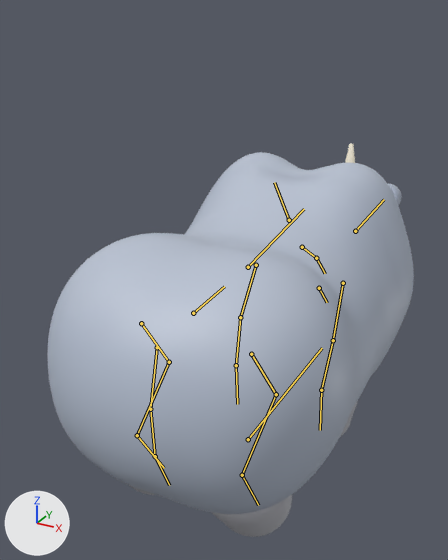
Renders of the glTF model game/art/models/black_rhino.glb from each side of a commit.
One viewpoint serves both versions: a 50 mm camera at (1.35, -2.76, 2.33) aimed at (-0.27, 0.19, 0.86). Every picture has the same lights, and +X, +Y and +Z are marked at lower left. The first picture is the older version. Both versions are drawn at frame 15 of the action 'victory'; the numbers are the values there. The bones that bend it are drawn over the model as lines.

Objects in the first picture: 'black_rhino_movie'.
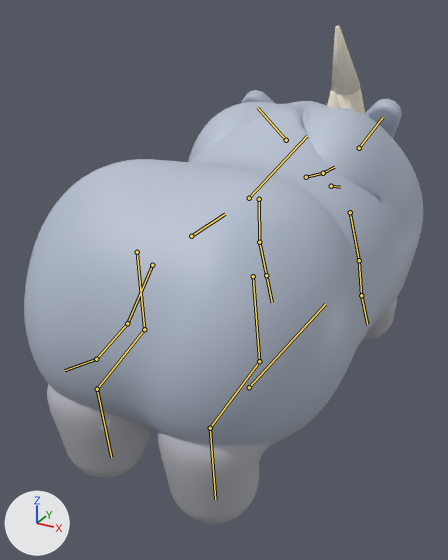
Scene script edits in JSON lines:
```json
{"block": "bone_root", "where": "bone_root = bpy.data.objects['black_rhino_rig'].pose.bones['root']"}
{"op": "set", "path": "bone_root.location", "old": "(0.0, 0.0, -0.07)", "new": "(0.0, 0.0, 0.305)"}
{"block": "bone_chest", "where": "bone_chest = bpy.data.objects['black_rhino_rig'].pose.bones['chest']  # child of 'hips'"}
{"op": "set", "path": "bone_chest.rotation_quaternion", "old": "(1.0, 0.0, 0.0, 0.0)", "new": "(0.999, 0.049, 0.0, 0.0)", "note": "degrees (0, 0, 0) -> degrees (6, 0, 0)"}
{"block": "bone_neck", "where": "bone_neck = bpy.data.objects['black_rhino_rig'].pose.bones['neck']  # child of 'chest'"}
{"op": "set", "path": "bone_neck.rotation_quaternion", "old": "(1.0, -0.03, 0.0, 0.0)", "new": "(0.992, 0.122, 0.002, 0.019)", "note": "degrees (-3, 0, 0) -> degrees (14, 0, 2)"}
{"block": "bone_head", "where": "bone_head = bpy.data.objects['black_rhino_rig'].pose.bones['head']  # child of 'neck'"}
{"op": "set", "path": "bone_head.rotation_quaternion", "old": "(1.0, -0.015, 0.0, 0.0)", "new": "(0.993, 0.119, 0.002, 0.015)", "note": "degrees (-2, 0, 0) -> degrees (14, 0, 2)"}
{"block": "bone_jaw", "where": "bone_jaw = bpy.data.objects['black_rhino_rig'].pose.bones['jaw']  # child of 'head'"}
{"op": "set", "path": "bone_jaw.rotation_quaternion", "old": "(1.0, 0.0, 0.0, 0.0)", "new": "(0.997, -0.082, 0.0, 0.0)", "note": "degrees (0, 0, 0) -> degrees (-9, 0, 0)"}
{"block": "bone_ear_l", "where": "bone_ear_l = bpy.data.objects['black_rhino_rig'].pose.bones['ear.L']  # child of 'head'"}
{"op": "set", "path": "bone_ear_l.rotation_quaternion", "old": "(0.991, -0.099, -0.008, 0.085)", "new": "(0.98, -0.122, -0.019, 0.157)", "note": "degrees (-11, 0, 10) -> degrees (-14, 0, 18)"}
{"block": "bone_ear_r", "where": "bone_ear_r = bpy.data.objects['black_rhino_rig'].pose.bones['ear.R']  # child of 'head'"}
{"op": "set", "path": "bone_ear_r.rotation_quaternion", "old": "(0.987, -0.099, 0.012, -0.124)", "new": "(0.988, -0.123, 0.012, -0.097)", "note": "degrees (-11, 0, -14) -> degrees (-14, 0, -11)"}
{"block": "bone_fl_upper_l", "where": "bone_fl_upper_l = bpy.data.objects['black_rhino_rig'].pose.bones['fl_upper.L']  # child of 'chest'"}
{"op": "set", "path": "bone_fl_upper_l.rotation_quaternion", "old": "(0.997, -0.07, 0.0, 0.0)", "new": "(0.956, 0.29, 0.014, 0.047)", "note": "degrees (-8, 0, 0) -> degrees (34, 0, 6)"}
{"block": "bone_fl_lower_l", "where": "bone_fl_lower_l = bpy.data.objects['black_rhino_rig'].pose.bones['fl_lower.L']  # child of 'fl_upper.L'"}
{"op": "set", "path": "bone_fl_lower_l.rotation_quaternion", "old": "(0.99, -0.14, 0.0, 0.0)", "new": "(0.981, -0.195, 0.0, 0.0)", "note": "degrees (-16, 0, 0) -> degrees (-23, 0, 0)"}
{"block": "bone_fl_foot_l", "where": "bone_fl_foot_l = bpy.data.objects['black_rhino_rig'].pose.bones['fl_foot.L']  # child of 'fl_lower.L'"}
{"op": "set", "path": "bone_fl_foot_l.rotation_quaternion", "old": "(1.0, 0.0, 0.0, 0.0)", "new": "(0.989, -0.147, 0.0, 0.0)", "note": "degrees (0, 0, 0) -> degrees (-17, 0, 0)"}
{"block": "bone_fl_upper_r", "where": "bone_fl_upper_r = bpy.data.objects['black_rhino_rig'].pose.bones['fl_upper.R']  # child of 'chest'"}
{"op": "set", "path": "bone_fl_upper_r.rotation_quaternion", "old": "(0.997, -0.07, 0.0, 0.0)", "new": "(0.956, 0.29, -0.014, -0.047)", "note": "degrees (-8, 0, 0) -> degrees (34, 0, -6)"}
{"block": "bone_fl_lower_r", "where": "bone_fl_lower_r = bpy.data.objects['black_rhino_rig'].pose.bones['fl_lower.R']  # child of 'fl_upper.R'"}
{"op": "set", "path": "bone_fl_lower_r.rotation_quaternion", "old": "(0.99, -0.14, 0.0, 0.0)", "new": "(0.981, -0.195, 0.0, 0.0)", "note": "degrees (-16, 0, 0) -> degrees (-23, 0, 0)"}
{"block": "bone_fl_foot_r", "where": "bone_fl_foot_r = bpy.data.objects['black_rhino_rig'].pose.bones['fl_foot.R']  # child of 'fl_lower.R'"}
{"op": "set", "path": "bone_fl_foot_r.rotation_quaternion", "old": "(1.0, 0.0, 0.0, 0.0)", "new": "(0.989, -0.147, 0.0, 0.0)", "note": "degrees (0, 0, 0) -> degrees (-17, 0, 0)"}
{"block": "bone_tail1", "where": "bone_tail1 = bpy.data.objects['black_rhino_rig'].pose.bones['tail1']  # child of 'hips'"}
{"op": "set", "path": "bone_tail1.rotation_quaternion", "old": "(0.979, -0.173, 0.018, -0.1)", "new": "(0.954, -0.295, 0.0, -0.001)", "note": "degrees (-20, 0, -12) -> degrees (-34, 0, 0)"}
{"block": "bone_tail3", "where": "bone_tail3 = bpy.data.objects['black_rhino_rig'].pose.bones['tail3']  # child of 'tail2'"}
{"op": "set", "path": "bone_tail3.rotation_quaternion", "old": "(0.936, -0.166, 0.053, -0.301)", "new": "(0.952, -0.294, 0.024, -0.078)", "note": "degrees (-20, 0, -36) -> degrees (-34, 0, -9)"}
{"block": "bone_hl_upper_l", "where": "bone_hl_upper_l = bpy.data.objects['black_rhino_rig'].pose.bones['hl_upper.L']  # child of 'hips'"}
{"op": "set", "path": "bone_hl_upper_l.rotation_quaternion", "old": "(0.994, 0.105, 0.0, 0.0)", "new": "(0.989, -0.147, 0.0, 0.0)", "note": "degrees (12, 0, 0) -> degrees (-17, 0, 0)"}
{"block": "bone_hl_lower_l", "where": "bone_hl_lower_l = bpy.data.objects['black_rhino_rig'].pose.bones['hl_lower.L']  # child of 'hl_upper.L'"}
{"op": "set", "path": "bone_hl_lower_l.rotation_quaternion", "old": "(0.984, -0.175, 0.0, 0.0)", "new": "(0.992, -0.123, 0.0, 0.0)", "note": "degrees (-20, 0, 0) -> degrees (-14, 0, 0)"}
{"block": "bone_hl_upper_r", "where": "bone_hl_upper_r = bpy.data.objects['black_rhino_rig'].pose.bones['hl_upper.R']  # child of 'hips'"}
{"op": "set", "path": "bone_hl_upper_r.rotation_quaternion", "old": "(0.994, 0.105, 0.0, 0.0)", "new": "(0.989, -0.147, 0.0, 0.0)", "note": "degrees (12, 0, 0) -> degrees (-17, 0, 0)"}
{"block": "bone_hl_lower_r", "where": "bone_hl_lower_r = bpy.data.objects['black_rhino_rig'].pose.bones['hl_lower.R']  # child of 'hl_upper.R'"}
{"op": "set", "path": "bone_hl_lower_r.rotation_quaternion", "old": "(0.984, -0.175, 0.0, 0.0)", "new": "(0.992, -0.123, 0.0, 0.0)", "note": "degrees (-20, 0, 0) -> degrees (-14, 0, 0)"}
```

Pixel boxes (x1, y1, x2, y2) of what changed, in the pictures (448 x 560 px):
```json
{"object": "black_rhino_movie", "change": "posed", "before": [47, 144, 414, 537], "after": [24, 26, 423, 524], "on screen": "9% wider, 27% taller"}
{"bone": "root", "before": "(248, 439) to (322, 348)", "after": "(249, 387) to (325, 304)"}
{"bone": "chest", "before": "(248, 267) to (304, 209)", "after": "(249, 198) to (307, 136)"}
{"bone": "neck", "before": "(302, 247) to (316, 258)", "after": "(306, 177) to (323, 173)"}
{"bone": "head", "before": "(316, 258) to (325, 273)", "after": "(323, 173) to (334, 167)"}
{"bone": "jaw", "before": "(319, 288) to (327, 302)", "after": "(331, 186) to (340, 187)"}
{"bone": "ear.L", "before": "(289, 220) to (274, 182)", "after": "(286, 140) to (257, 107)"}
{"bone": "ear.R", "before": "(355, 231) to (384, 199)", "after": "(359, 148) to (383, 117)"}
{"bone": "fl_upper.L", "before": "(256, 265) to (240, 317)", "after": "(259, 199) to (259, 242)"}
{"bone": "fl_lower.L", "before": "(240, 317) to (236, 365)", "after": "(259, 242) to (266, 275)"}
{"bone": "fl_foot.L", "before": "(236, 365) to (237, 404)", "after": "(266, 275) to (272, 302)"}
{"bone": "fl_upper.R", "before": "(343, 283) to (333, 340)", "after": "(350, 212) to (359, 260)"}
{"bone": "fl_lower.R", "before": "(333, 340) to (321, 390)", "after": "(359, 260) to (361, 295)"}
{"bone": "fl_foot.R", "before": "(321, 390) to (320, 430)", "after": "(361, 295) to (367, 324)"}
{"bone": "tail1", "before": "(157, 347) to (150, 409)", "after": "(152, 265) to (127, 323)"}
{"bone": "tail3", "before": "(155, 456) to (169, 485)", "after": "(96, 359) to (64, 370)"}
{"bone": "hl_upper.L", "before": "(141, 323) to (169, 362)", "after": "(137, 252) to (144, 329)"}
{"bone": "hl_lower.L", "before": "(169, 362) to (137, 435)", "after": "(144, 329) to (97, 389)"}
{"bone": "hl_upper.R", "before": "(251, 354) to (276, 394)", "after": "(253, 276) to (259, 361)"}
{"bone": "hl_lower.R", "before": "(276, 394) to (242, 475)", "after": "(259, 361) to (210, 428)"}
```
